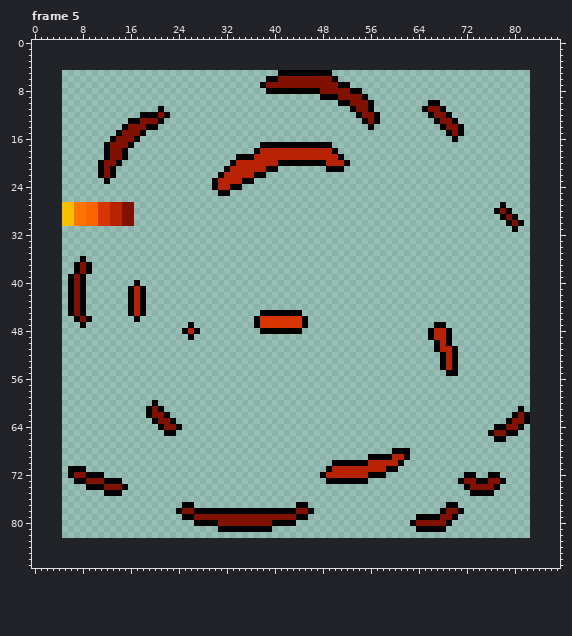
Pixel-art file, stored at Sprites/aseprite/Explosion_Large.aseprite. This is how it looked before the edit.
78x78 pixels, 5 frames. Shown: frame 5. The old version is drawn lined up with the new one, on the new canvas. The commit also changed other frames, which this record leaves out.
And afterwards:
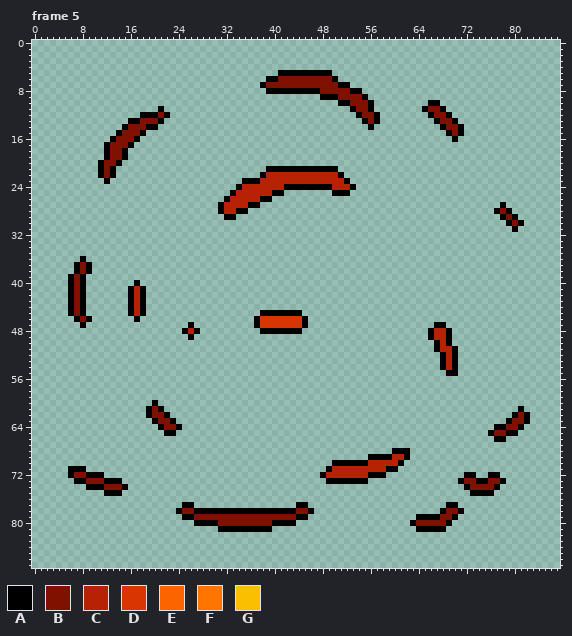
Palette (. is transparent): A #000000  B #801100  C #b62203  D #d73502  E #fc6400  F #ff7500  G #fac000
Change:
canvas 78x78 -> 88x88, the old top-left corner now at 5,5
Changed rows in their new state; - is an unchanged pixel.
Frame 5:
first column x 5:
17 ---------------------------------............----
18 --------------------------------..............---
19 -----------------------------..................--
20 ----------------------------....................-
21 ---------------------------.......--AAAAAAAA--.--
22 --------------------------.......-CCCCCCCCCCCCA--
23 -------------------------.....--ACCCCCCCCCCCCCCA-
24 -------------------------....-CCCCCCCAAAAAAAACCCA
25 --------------------------..ACCCCCCAA--------AAA-
26 ---------------------------ACCCCCAA--------------
27 ............--------------ACCCCAA----------------
28 ............--------------ACCAA------------------
29 ............---------------AA--------------------
30 ............-------------------------------------
Boxes around the changes in both pictures, in picture pixels (x1, y1, x2, y2):
changed: (212, 142, 356, 220)
erased: (62, 202, 134, 226)
